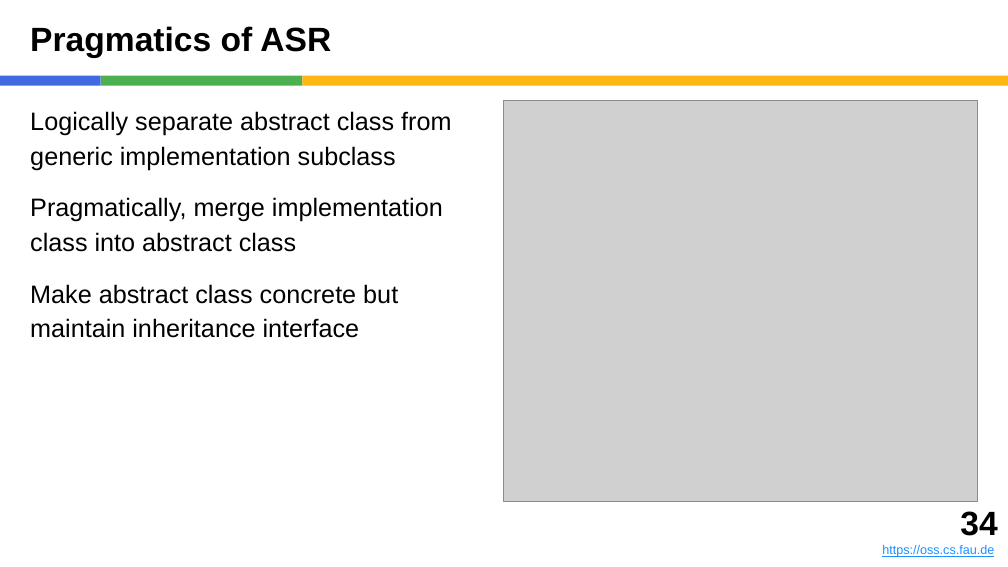
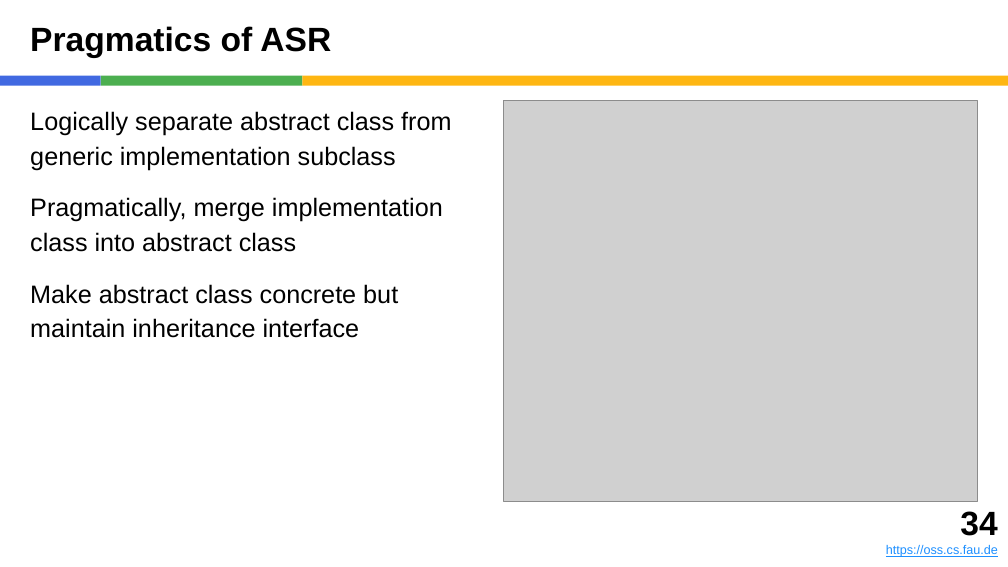
Before and after one commit to dirkriehle/adap-course, a slide deck: slide 34 of Lecture slides/ADAP B03 - Subtyping and Inheritance.pptx. Drawn at 1008x567 pixels with LibreOffice and Linux fonts; fonts in the diff are those of the drawing; grey boxes stand for pictures. Boxes give left, top, right and bottom in pixels: in the first picture for what was removed or moved away, otherwise in the second. Text is boxed around its words. In the diff, an @@ line names an element or a change of style, - is before the commit and + after.

```diff
--- a/Lecture slides/ADAP B03 - Subtyping and Inheritance.pptx
+++ b/Lecture slides/ADAP B03 - Subtyping and Inheritance.pptx
@@ text moved from (x1=882, y1=511, x2=997, y2=557) to (x1=886, y1=511, x2=998, y2=557) @@
```
Also in this commit, not shown: 4 other slides changed, 2 slides removed, 11 other files.
